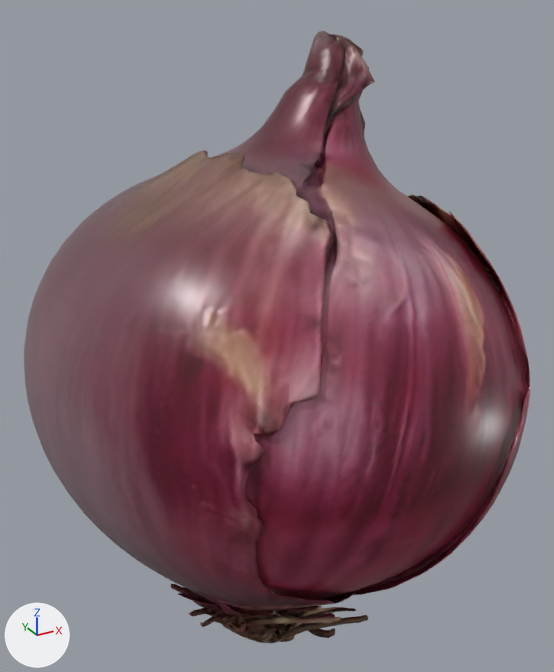
An edit to the glTF model assets/models/catalog/produce/red_grapes.glb, drawn before and after from the same camera.
Both versions are drawn from a 50 mm camera at (-0.677, -1.24, 1.181) aimed at (0.004, -0.003, 0.562). Arrows for +X, +Y and +Z are at lower left; the lights stay in place. The older version comes first. Where no turn or scale is listed for an object, it has been applied to the vertices. Vertices at exactly the same position are counted once.

Names of what the first picture shows: 'node_0'.
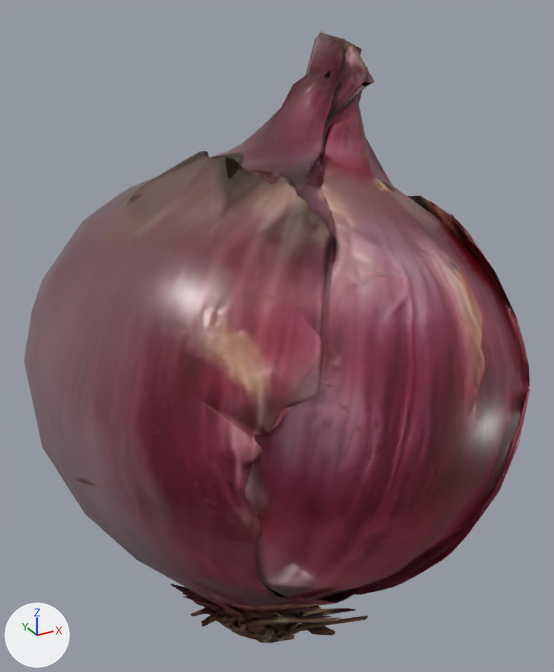
The newer file is also turned or shifted as a whole; pictures and numbers use the older file's frame.

Location of each change, (x1, y1, x2, y2) in pixels of the pictures (554 x 672 px):
part 1 of me_node_0, cut back
    before: (24, 31, 530, 643)
    after: (28, 366, 235, 621)

The edits, one by one:
me_node_0 is used by ob_node_0; location (0.001, -0.048, 0.0).
me_node_0 had 9452 vertices, 19985 faces and spanned x -0.483..0.482, y -0.438..0.534, z 0.0..1.127.
me_node_0 now has 3382 vertices, 7823 faces and spans x -0.476..0.482, y -0.435..0.534, z 0.0..1.126.
me_node_0 part 1: 2 vertices moved within x -0.213..-0.067, y -0.163..-0.105, z 0.034..0.101; 6081 vertices removed from x -0.483..0.482, y -0.438..0.534, z 0.001..1.127; 11 vertices added at x -0.471..0.453, y -0.105..0.523, z 0.034..0.622.
